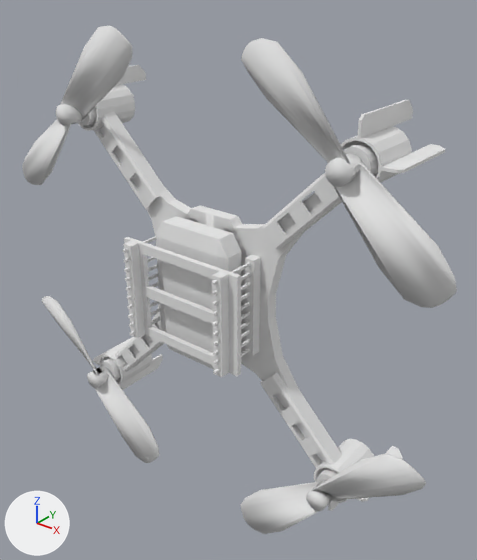
A saved change to the OBJ model examples/quad_3d/assets/cf2_assembly.obj.
Both versions are drawn from a camera (50 mm lens) standing at (0.0772, -0.0892, 0.0584) and looking at (0.0032, 0.0033, 0.001). The lights are fixed; the arrows at lower left show +X, +Y and +Z. Where no turn or scale is listed for an object, it has been applied to the vertices. Vertices at the same position are counted once.

The first picture shows 'Cylinder', 'battery', 'battery_holder', 'cf_body.001', 'cw_prop', 'motor_mount', 'pin_headers'.
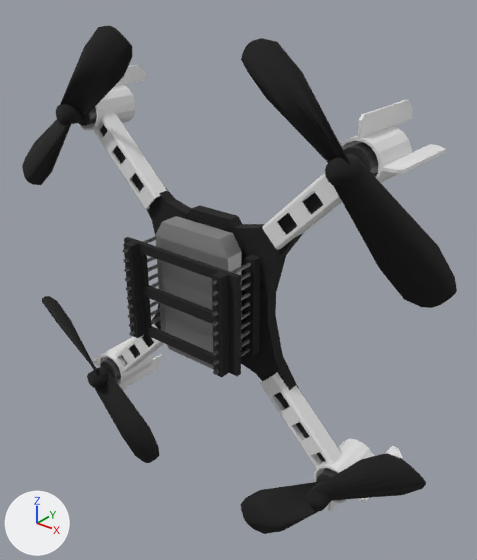
The newer file is also turned or shifted as a whole; pictures and numbers use the older file's frame.

Diff of the bpy script that builds the scene:
```diff
--- a/examples/quad_3d/assets/cf2_assembly.obj.py
+++ b/examples/quad_3d/assets/cf2_assembly.obj.py
@@ mat_material_001 @@
 mat_material_001 = principled_material('Material.001')
-mat_material_001.base_color = (0.8, 0.8, 0.8)  # white #e7e7e7
+mat_material_001.base_color = (0.343, 0.343, 0.343)  # grey #9e9e9e
 mat_material_001.roughness = 1.0
@@ mat_pcb @@
 mat_pcb = principled_material('pcb')
-mat_pcb.base_color = (0.8, 0.8, 0.8)  # white #e7e7e7
+mat_pcb.base_color = (0.00952, 0.00952, 0.00952)  # black #191919
 mat_pcb.roughness = 1.0
@@ mat_metal @@
 mat_metal = principled_material('metal')
-mat_metal.base_color = (0.8, 0.8, 0.8)  # white #e7e7e7
+mat_metal.base_color = (0.117, 0.117, 0.117)  # dark grey #606060
 mat_metal.roughness = 1.0
@@ me_cw_prop @@
 me_cw_prop.from_pydata(...)  # 416 vertices, 856 faces; spans x -0.0499..0.0499, y -0.009..-0.005, z -0.0481..0.0481
 # used by ob_cw_prop; location = (0.0, 0.0, 0.0)
+# me_cw_prop part 1: its shading normals changed
 me_cw_prop.materials.append(mat_pcb)
```

Changed parts and their boxes [x1, y1, x2, y2] in the pictures (477 x 560 px):
'cw_prop', recoloured, shading changed (white to black): [22, 25, 457, 534] in both
'cf_body.001', recoloured (grey to black): [100, 125, 326, 462] in both
'battery_holder', recoloured (grey to black): [123, 237, 241, 377] in both
'battery', recoloured: [155, 216, 242, 369] in both
'pin_headers', recoloured: [123, 236, 251, 375] in both
'Cylinder', recoloured (grey to black): [79, 107, 378, 482] in both
